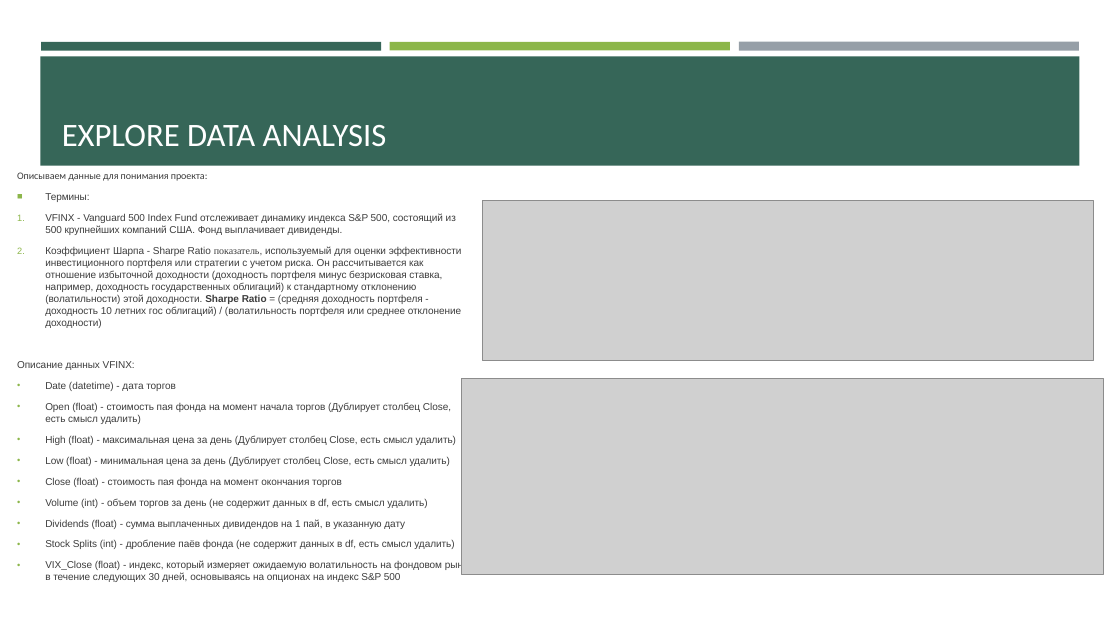
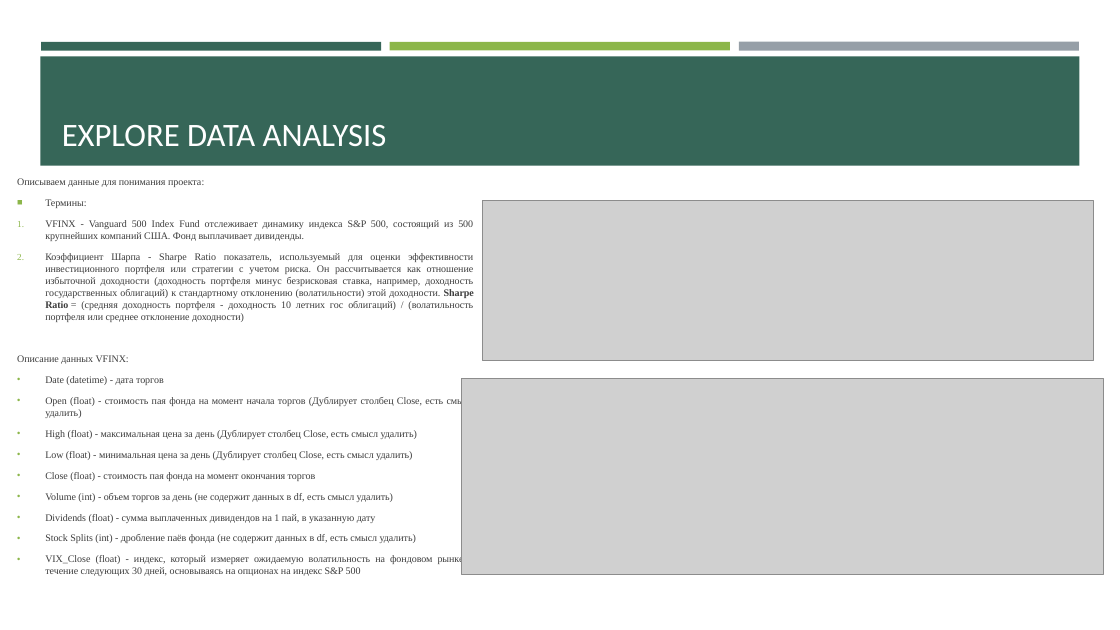
Before and after one commit to Den-is-me/test_ff, a slide deck: slide 3 of Торговля фондом VFINX.pptx. Drawn at 1120x630 pixels with LibreOffice and Linux fonts; fonts in the diff are those of the drawing; grey boxes stand for pictures. Boxes give left, top, right and bottom in pixels: in the first picture for what was removed or moved away, otherwise in the second. Text is boxed around its words. In the diff, an @@ line names an element or a change of style, - is before the commit and + after.

```diff
--- a/Торговля фондом VFINX.pptx
+++ b/Торговля фондом VFINX.pptx
@@ text "Описываем данные для понимания проекта:" at (17,178,474,576): font Calibri to Times New Roman in "Описываем данные для понимания проекта:"; font Arial to Times New Roman; alignment left to justified @@
```
Also in this commit, not shown: 3 other slides changed, 15 slides added, 2 other files.
